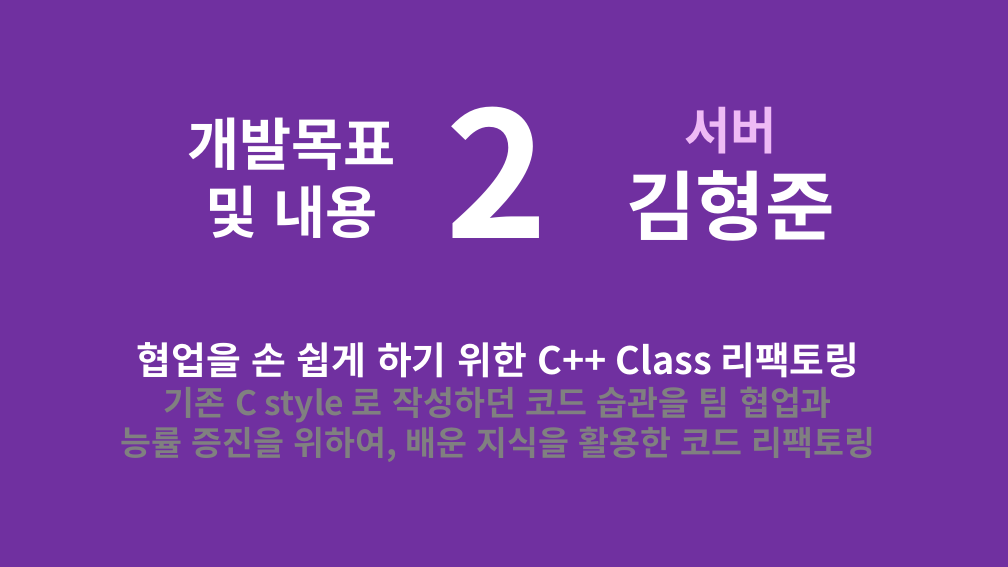
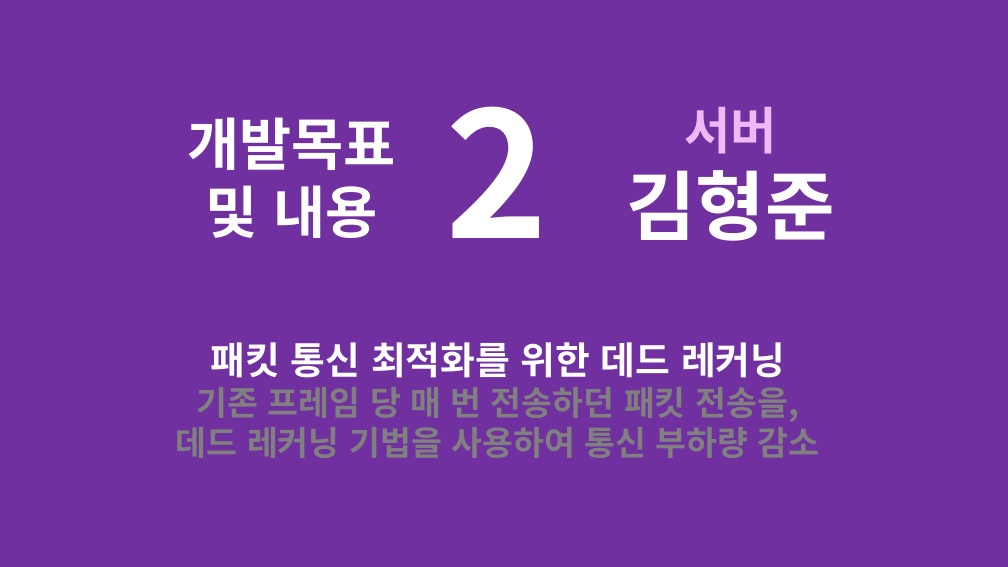
Before and after one commit to korleinster/gamebusdriver, a slide deck: slide 15 of documents/[편돌이]졸업작품 제안서(짧은버전).pptx. Drawn at 1008x567 pixels with LibreOffice and Linux fonts; fonts in the diff are those of the drawing; background and template pictures are left out. Boxes give left, top, right and bottom in pixels: in the first picture for what was removed or moved away, otherwise in the second. Text is boxed around its words. In the diff, an @@ line names an element or a change of style, - is before the commit and + after.

Commit message:
[김형준] 발표 제안서 ppt 수정
데드 레커닝 추가

```diff
--- a/documents/[편돌이]졸업작품 제안서(짧은버전).pptx
+++ b/documents/[편돌이]졸업작품 제안서(짧은버전).pptx
@@ text at <box>176,342,820,458</box>: text changed @@
-협업을 손 쉽게 하기 위한 C++ Class 리팩토링
-기존 C style 로 작성하던 코드 습관을 팀 협업과
-능률 증진을 위하여, 배운 지식을 활용한 코드 리팩토링
+패킷 통신 최적화를 위한 데드 레커닝
+기존 프레임 당 매 번 전송하던 패킷 전송을,
+데드 레커닝 기법을 사용하여 통신 부하량 감소
```
Also in this commit, not shown: 1 other slide changed, 1 slide removed.
